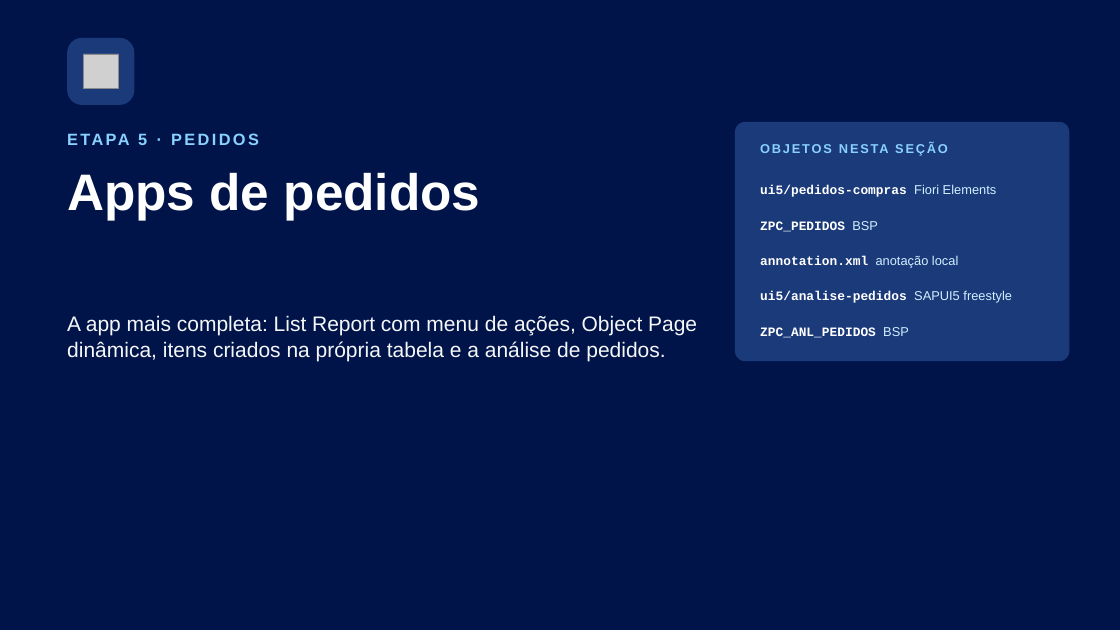
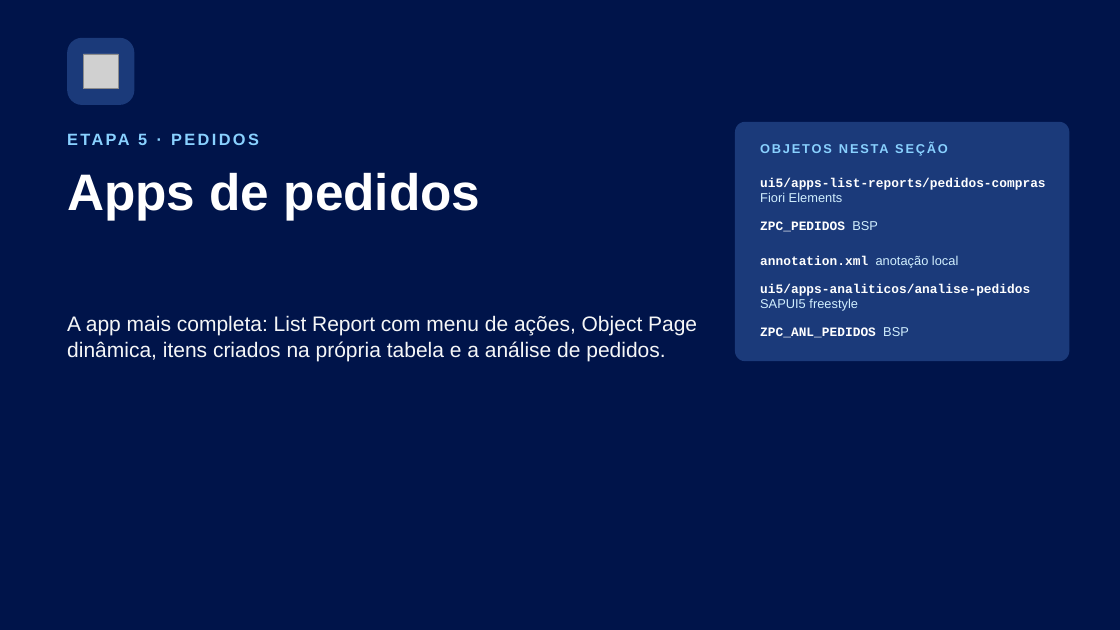
Before and after one commit to AdrianoBispo/sap-abap-rap-pedidos-de-compras-app, a slide deck: slide 15 of docs/apresentacoes/05-apps-fiori.pptx. Drawn at 1120x630 pixels with LibreOffice and Linux fonts; fonts in the diff are those of the drawing; grey boxes stand for pictures. Boxes give left, top, right and bottom in pixels: in the first picture for what was removed or moved away, otherwise in the second. Text is boxed around its words. In the diff, an @@ line names an element or a change of style, - is before the commit and + after.

```diff
--- a/docs/apresentacoes/05-apps-fiori.pptx
+++ b/docs/apresentacoes/05-apps-fiori.pptx
@@ text at [760,178,1045,202]: text changed @@
-ui5/pedidos-compras Fiori Elements
+ui5/apps-list-reports/pedidos-compras Fiori Elements
@@ text at [760,283,1030,311]: text changed @@
-ui5/analise-pedidos SAPUI5 freestyle
+ui5/apps-analiticos/analise-pedidos SAPUI5 freestyle
```
Also in this commit, not shown: 12 other slides changed, 2 other files.
